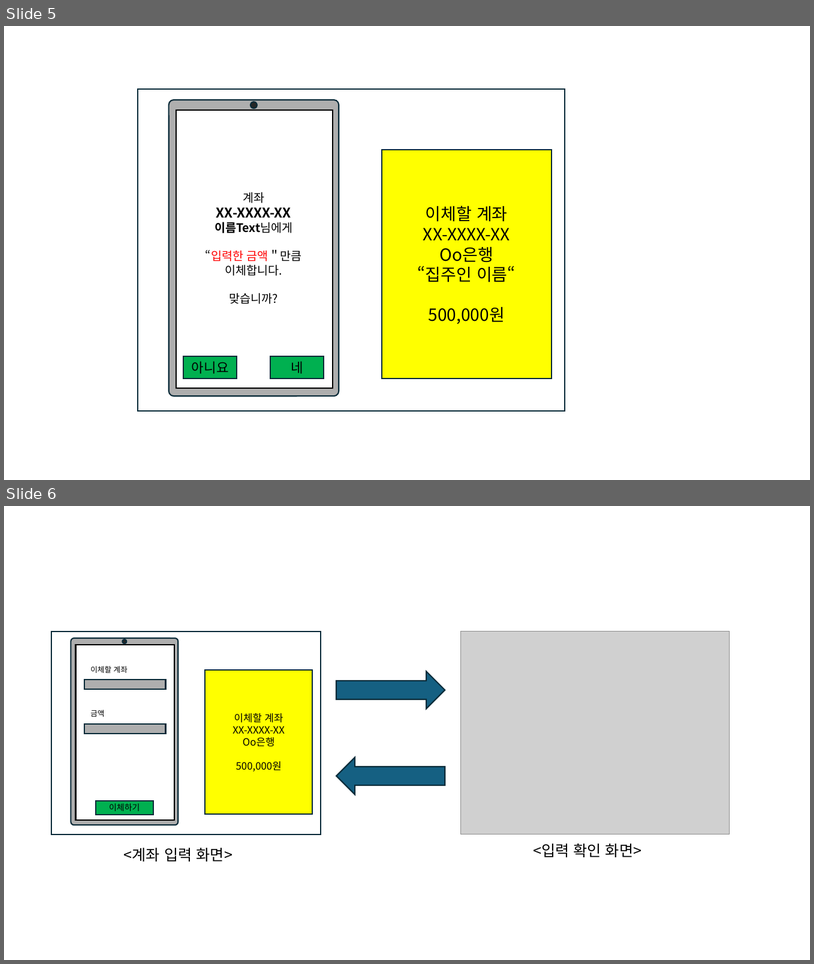
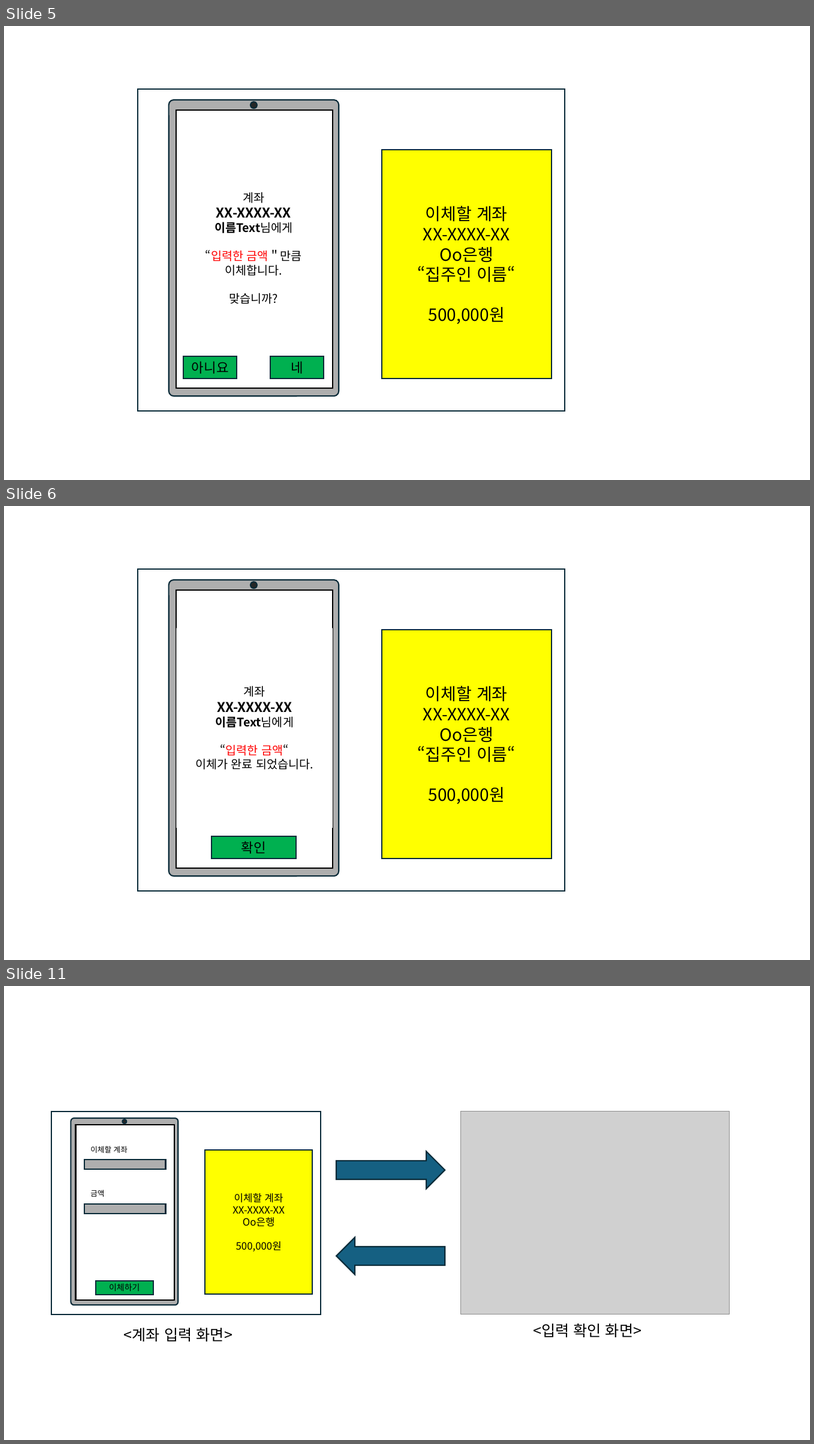
Before and after one commit to weariness00/Mandle_10Minute_Game, a slide deck: document/UI.pptx. Shown one above the other, each under a label of ours: slides 5 and 6 before the commit, slides 5, 6 and 11 after it; the slides between them are not shown. The pictures are 814x964 and 814x1444 pixels, drawn with LibreOffice and Linux fonts; fonts in the diff are those of the drawing; grey boxes stand for pictures. Boxes give left, top, right and bottom in pixels: in the first picture for what was removed or moved away, otherwise in the second. Text is boxed around its words. In the diff, an @@ line names an element or a change of style, - is before the commit and + after.

Commit message:
20250205_기획_update
- 은행업무이벤트 상세 기획

```diff
--- a/document/UI.pptx
+++ b/document/UI.pptx
@@ slide 6 added at (4, 506, 810, 960), background #FFFFFF @@
@@ group added at (138, 569, 565, 891): 5 rectangles, 1 rounded rectangle, 1 ellipse @@
+이체할 계좌
+XX-XXXX-XX
+Oo은행
+“집주인 이름“
+500,000원
+계좌
+XX-XXXX-XX
+이름Text님에게
+“입력한 금액“
+이체가 완료 되었습니다.
+확인
@@ what was slide 6 is now slide 11 @@
```
Also in this commit, not shown: 4 other slides added, 2 other files.
